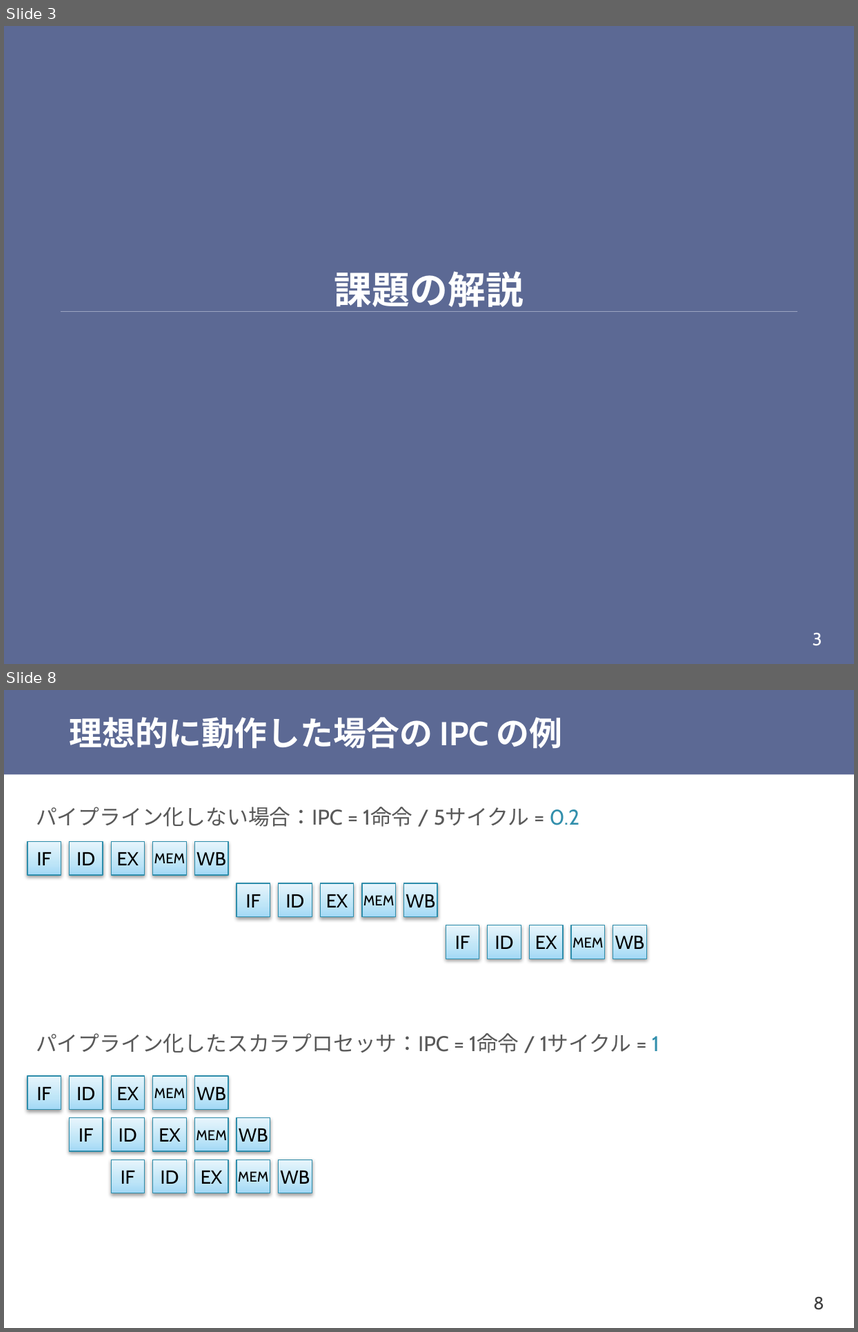
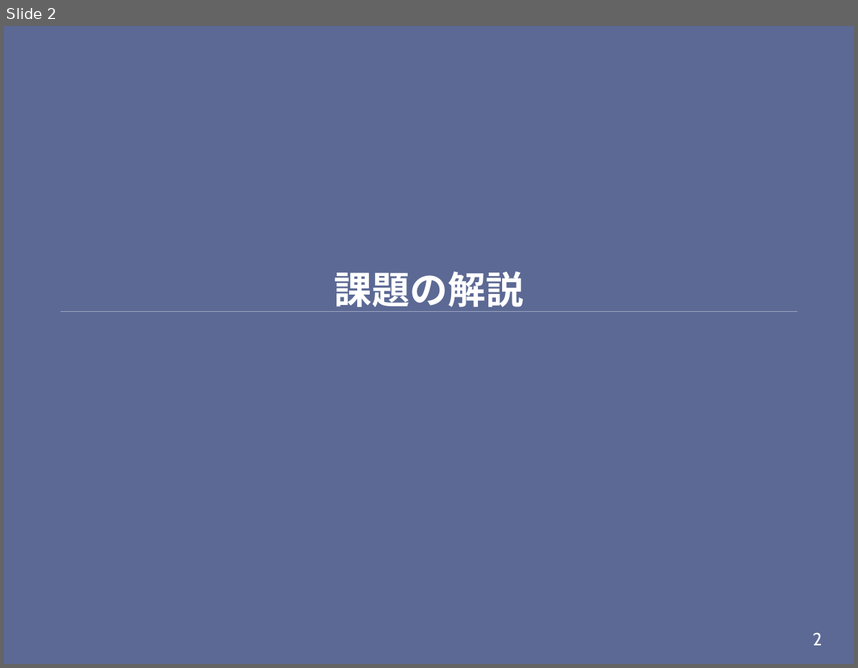
Before and after one commit to shioyadan/otya-computer-architecture-i, a slide deck: cai-shioya-08.pptx. Shown one above the other, each under a label of ours: slides 3 and 8 before the commit, slide 2 after it; the slides between them are not shown. The pictures are 858x1332 and 858x668 pixels, drawn with LibreOffice and Linux fonts; fonts in the diff are those of the drawing. Boxes give left, top, right and bottom in pixels: in the first picture for what was removed or moved away, otherwise in the second. Text is boxed around its words. In the diff, an @@ line names an element or a change of style, - is before the commit and + after.

```diff
--- a/cai-shioya-08.pptx
+++ b/cai-shioya-08.pptx
@@ slide 8 removed at box(4, 690, 854, 1328), background #FFFFFF @@
@@ rectangle removed at box(4, 690, 854, 774) @@
@@ title removed at box(70, 717, 563, 749) @@
-理想的に動作した場合の IPC の例
@@ text removed at box(36, 807, 580, 827) @@
-パイプライン化しない場合：IPC = 1命令 / 5サイクル = 0.2
@@ group removed at box(27, 841, 228, 874): 5 rectangles @@
-IF
-ID
-EX
-MEM
-WB
@@ group removed at box(237, 883, 437, 916): 5 rectangles @@
-IF
-ID
-EX
-MEM
-WB
@@ group removed at box(446, 925, 646, 958): 5 rectangles @@
-IF
-ID
-EX
-MEM
-WB
@@ text removed at box(36, 1033, 660, 1053) @@
-パイプライン化したスカラプロセッサ：IPC = 1命令 / 1サイクル = 1
@@ group removed at box(27, 1076, 228, 1109): 5 rectangles @@
-IF
-ID
-EX
-MEM
-WB
@@ group removed at box(70, 1118, 270, 1151): 5 rectangles @@
-IF
-ID
-EX
-MEM
-WB
@@ group removed at box(111, 1159, 312, 1192): 5 rectangles @@
-IF
-ID
-EX
-MEM
-WB
@@ page number removed at box(813, 1296, 824, 1310) @@
-8
@@ what was slide 3 is now slide 2 @@
@@ page number at box(813, 632, 822, 645): text changed @@
-3
+2
```
Also in this commit, not shown: 12 slides changed, 69 slides added, 6 other slides removed, 2 other files.
